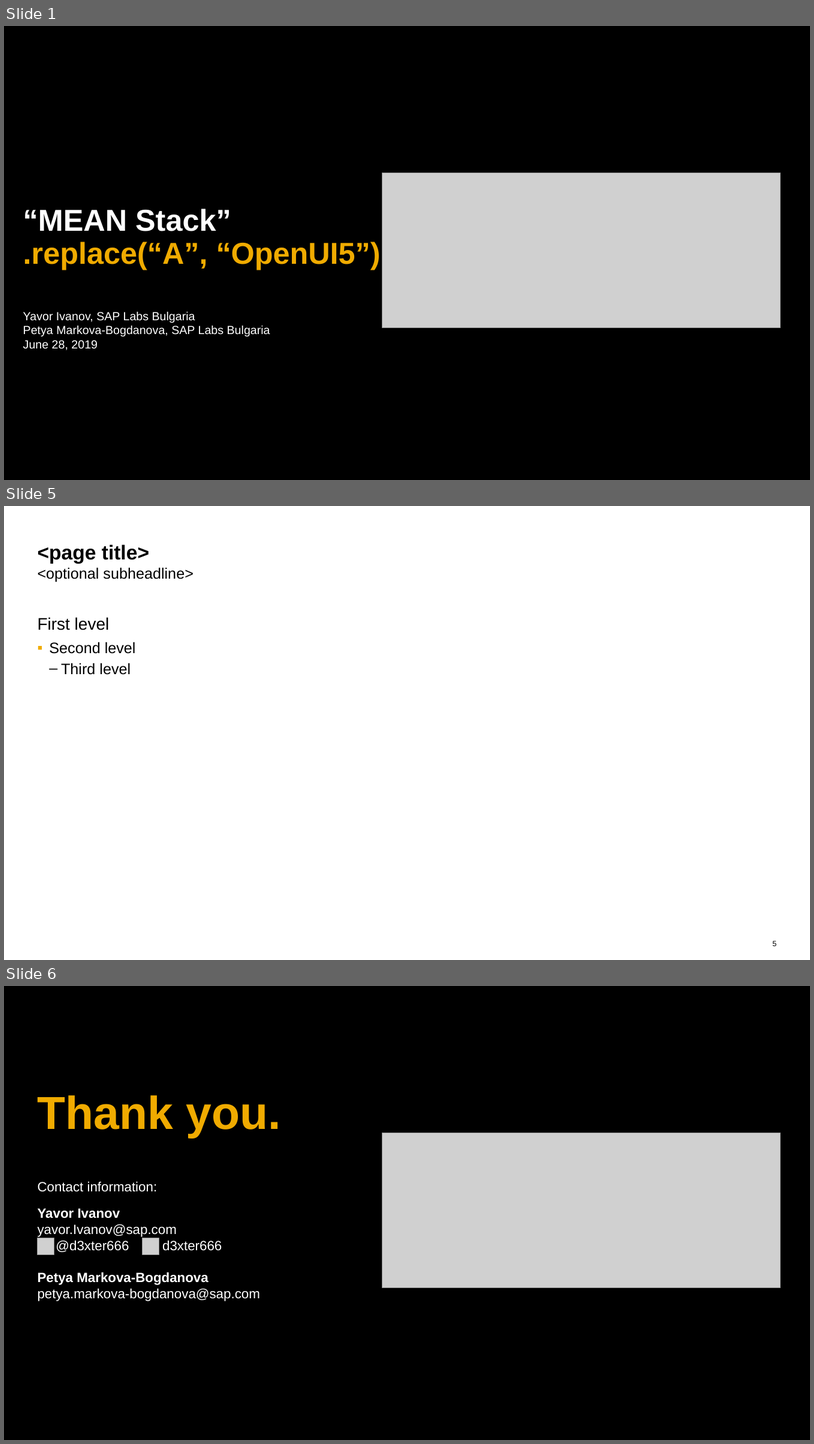
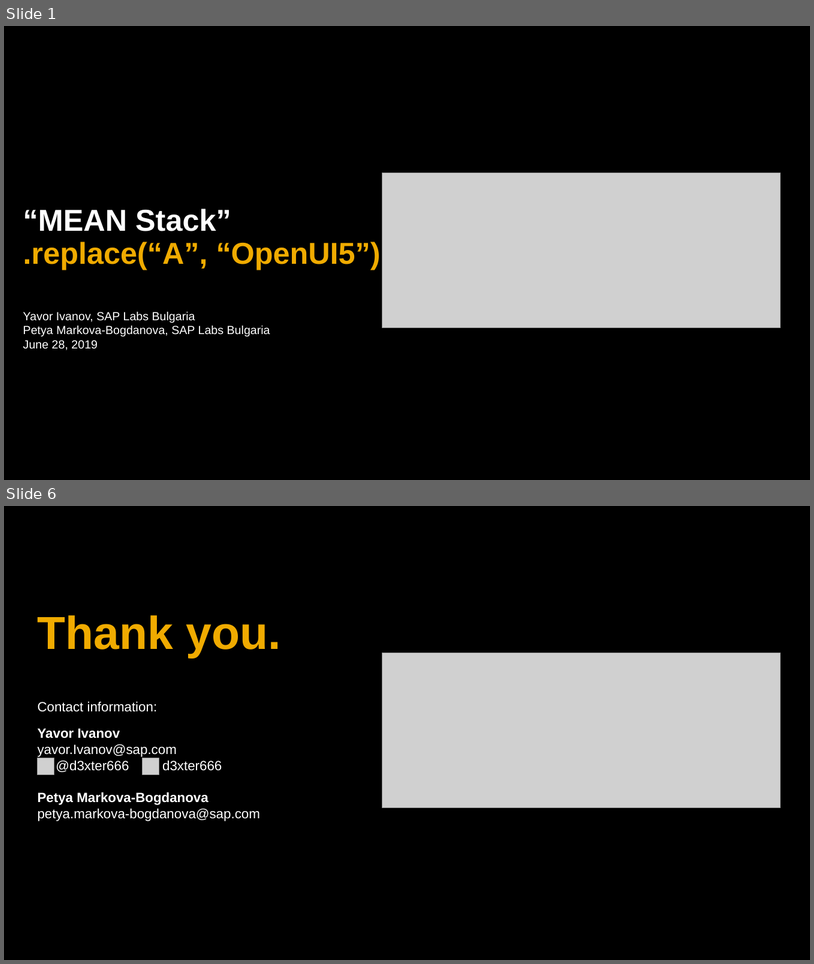
Before and after one commit to d3xter666/ui5con-2019-mean-stack-with-ui5, a slide deck: ui5con2019-mean-stack-ui5.pptx. Shown one above the other, each under a label of ours: slides 1, 5 and 6 before the commit, slides 1 and 6 after it; the slides between them are not shown. The pictures are 814x1444 and 814x964 pixels, drawn with LibreOffice and Linux fonts; fonts in the diff are those of the drawing; grey boxes stand for pictures. Boxes give left, top, right and bottom in pixels: in the first picture for what was removed or moved away, otherwise in the second. Text is boxed around its words. In the diff, an @@ line names an element or a change of style, - is before the commit and + after.

```diff
--- a/ui5con2019-mean-stack-ui5.pptx
+++ b/ui5con2019-mean-stack-ui5.pptx
@@ slide 5 removed at [4,506,810,960], background #FFFFFF @@
@@ title removed at [38,544,194,582] @@
-<page title>
-<optional subheadline>
@@ text removed at [38,617,136,675] @@
-First level
-  ▪ Second level
-    – Third level
@@ page number removed at [773,940,777,946] @@
-5
```
Also in this commit, not shown: 4 slides added, 3 other slides removed.
